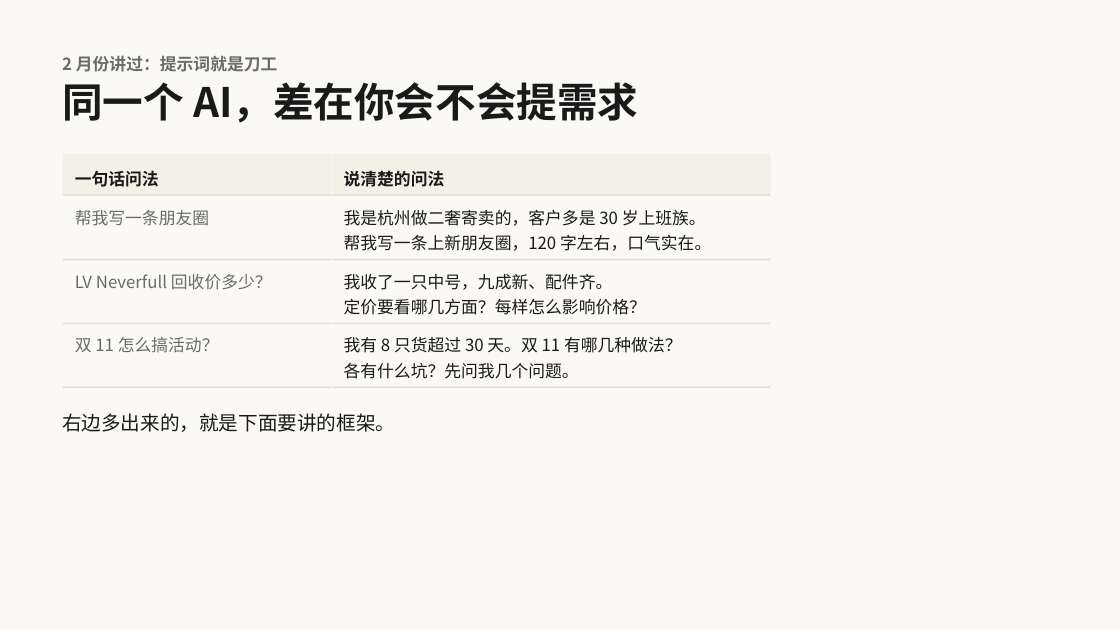
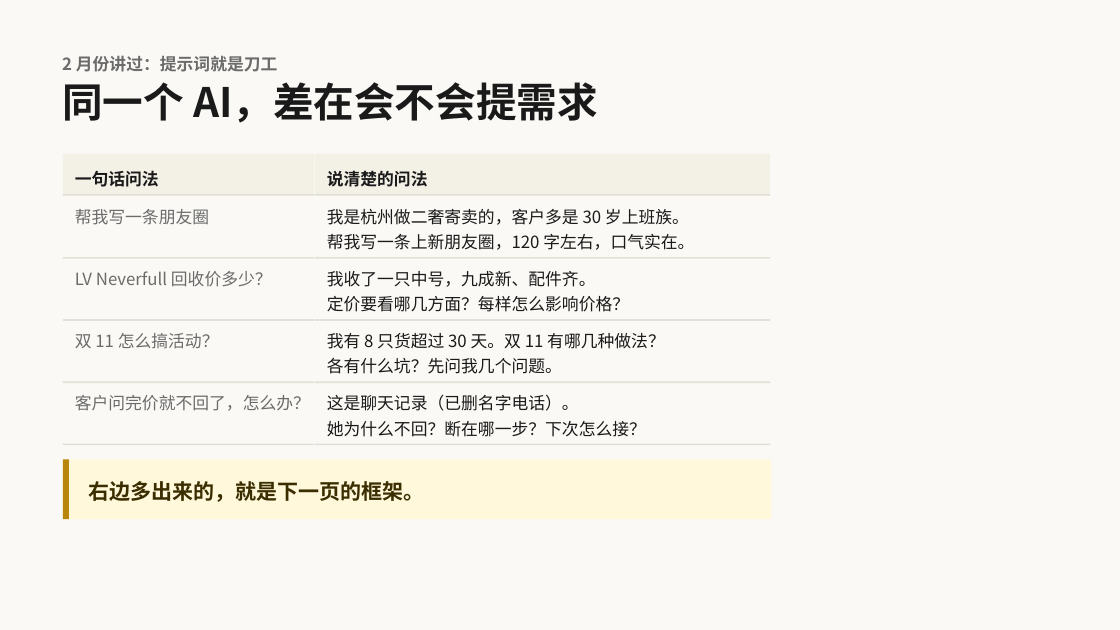
Before and after one commit to yayaaimengzhu-ops/plan, a slide deck: slide 3 of 11-04 先问对再让AI懂你-演示文稿·可编辑.pptx (slide 6 before the commit). Drawn at 1120x630 pixels with LibreOffice and Linux fonts; fonts in the diff are those of the drawing. Boxes give left, top, right and bottom in pixels: in the first picture for what was removed or moved away, otherwise in the second. Text is boxed around its words. In the diff, an @@ line names an element or a change of style, - is before the commit and + after.

```diff
--- a/11-04 先问对再让AI懂你-演示文稿·可编辑.pptx
+++ b/11-04 先问对再让AI懂你-演示文稿·可编辑.pptx
@@ text at (62, 82, 598, 123): text changed @@
-同一个 AI，差在你会不会提需求
+同一个 AI，差在会不会提需求
@@ rectangle: place and size @@
-rectangle at (63, 154, 331, 196)
+rectangle at (63, 154, 314, 196)
@@ rectangle: place and size @@
-rectangle at (332, 154, 770, 196)
+rectangle at (315, 154, 770, 196)
@@ text "说清楚的问法": place and size @@
-text "说清楚的问法" at (344, 170, 445, 187)
+text "说清楚的问法" at (327, 170, 428, 187)
@@ text "我是杭州做二奢寄卖的，客户多是 30 岁上班族。": place and size @@
-text "我是杭州做二奢寄卖的，客户多是 30 岁上班族。" at (344, 210, 711, 251)
+text "我是杭州做二奢寄卖的，客户多是 30 岁上班族。" at (327, 209, 694, 250)
@@ rectangle: place and size @@
-rectangle at (63, 259, 331, 260)
+rectangle at (63, 257, 314, 259)
@@ rectangle: place and size @@
-rectangle at (332, 259, 770, 260)
+rectangle at (315, 257, 770, 259)
@@ text "我收了一只中号，九成新、配件齐。": place and size @@
-text "我收了一只中号，九成新、配件齐。" at (344, 274, 646, 315)
+text "我收了一只中号，九成新、配件齐。" at (327, 271, 629, 312)
@@ rectangle: place and size @@
-rectangle at (63, 323, 331, 324)
+rectangle at (63, 319, 314, 321)
@@ text "双 11 怎么搞活动？": place and size @@
-text "双 11 怎么搞活动？" at (75, 337, 219, 353)
+text "双 11 怎么搞活动？" at (75, 333, 219, 349)
@@ rectangle: place and size @@
-rectangle at (332, 323, 770, 324)
+rectangle at (315, 319, 770, 321)
@@ text "我有 8 只货超过 30 天。双 ...": place and size @@
-text "我有 8 只货超过 30 天。双 ..." at (344, 337, 682, 379)
+text "我有 8 只货超过 30 天。双 ..." at (327, 333, 665, 374)
@@ rectangle: place and size @@
-rectangle at (63, 386, 331, 388)
+rectangle at (63, 381, 314, 383)
@@ rectangle: place and size @@
-rectangle at (332, 386, 770, 388)
+rectangle at (315, 381, 770, 383)
@@ text added at (75, 395, 310, 411), 14.4 pt, text #6B6B6B @@
+客户问完价就不回了，怎么办？
@@ text added at (327, 394, 646, 437), 14.4 pt, text #1A1A1A @@
+这是聊天记录（已删名字电话）。
+她为什么不回？断在哪一步？下次怎么接？
@@ rectangle added at (63, 444, 314, 445), fill #E2DFD6 @@
@@ rectangle added at (315, 444, 770, 445), fill #E2DFD6 @@
@@ rectangle added at (63, 460, 771, 519), fill #FFF8DB @@
@@ rectangle added at (63, 460, 69, 519), fill #B8860B @@
@@ text at (88, 481, 424, 502): text changed; size 16.8 to 18 pt; text colour #1A1A1A to #3A2D00; bold on @@
-右边多出来的，就是下面要讲的框架。
+右边多出来的，就是下一页的框架。
```
Also in this commit, not shown: 16 other slides changed, 3 slides added, 28 slides removed, 1 other file.
